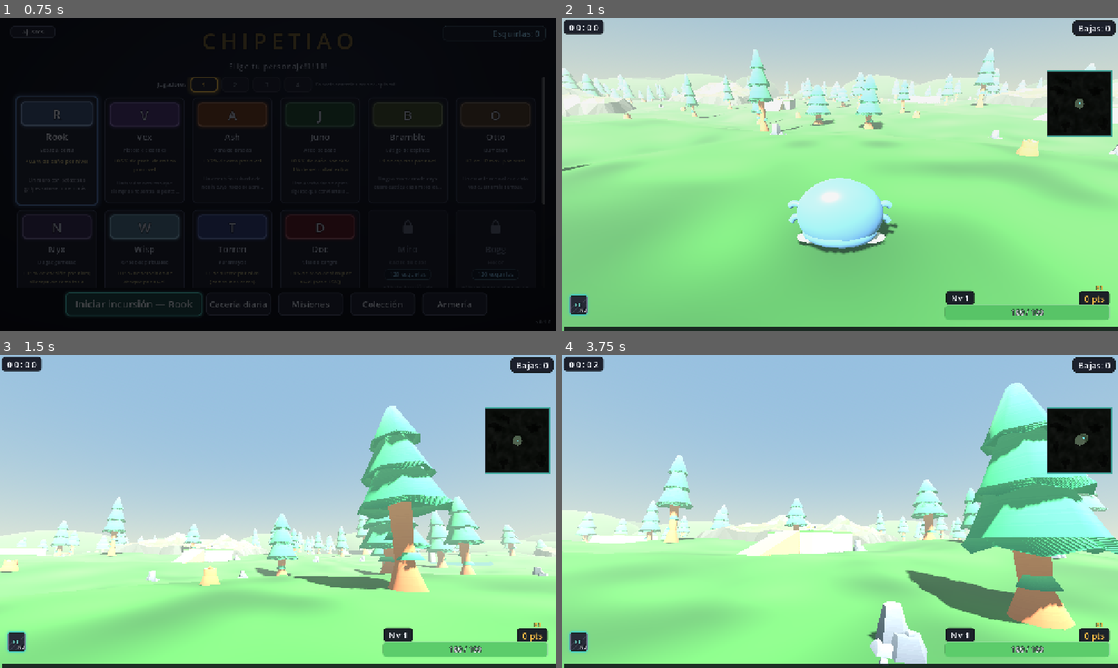
Above: before the commit, frames 1-4 (two rows, left to right).
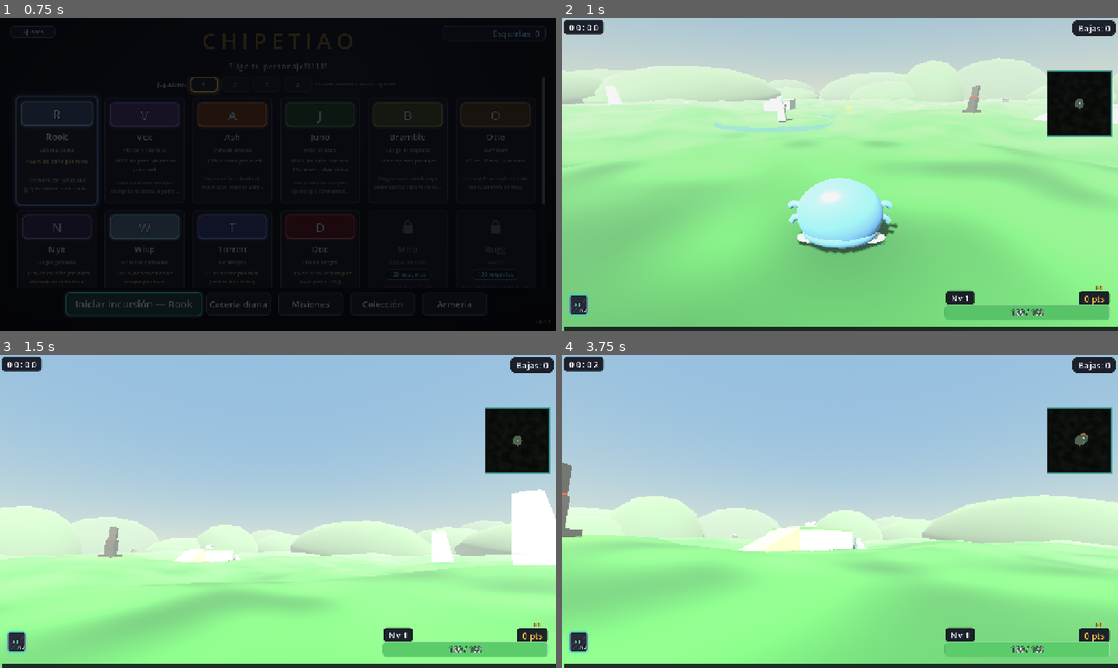
Above: after the commit, the same moments.

Repository: MotelPaso/chipeteao-main
Game: Godot game, scene res://scenes/ui/CharacterSelect.tscn
Two runs of this game, one before a commit and one after it. Both use one fixed random seed, a clock stepped at 60 frames per second and the inputs below.
Inputs (mouse positions are in pixels of both pictures, inside the frame that each line leads up to):
- Up to frame 1 (0.75 s): click "Iniciar incursión — Rook" at 0.5 s
- Up to frame 2 (1 s): no input
- Up to frame 3 (1.5 s): tap Enter at 1.25 s; move the mouse to (305, 511) at 1.27 s; hold W (move_forward) from 1.28 s (still down); tap C (camera_mode) at 1.35 s; click (305, 511) at 1.42 s
- Up to frame 4 (3.75 s): keep holding W (move_forward); tap Space (jump) at 1.52, 2.27 s; move the mouse to (812, 511) at 2.02 s; tap Mouse wheel up (camera_zoom_in) at 2.1 s; move the mouse to (851, 505) at 2.77 s; tap Mouse wheel down (camera_zoom_out) at 2.85 s; move the mouse to (834, 517) at 3.52 s; tap E (interact) at 3.6 s; click (834, 517) at 3.67 s

Frame 1 is identical in both runs. In frame 2, 8.2% of the frame differs, in the area x 0-100%, y 9-49%; in frame 3, 16%; in frame 4, 27%, in the area x 0-100%, y 8-100%.
Error after the commit: Parse Error: Cannot infer the type of "world_pos" variable because the value doesn't have a set type. (res://scripts/world/run/scatter.gd:435)

Commit message:
Add files via upload

Diff:
--- a/scripts/world/interactables/chest.gd
+++ b/scripts/world/interactables/chest.gd
@@ -51,7 +51,7 @@
 ## fail, so the line never has a "you can't afford it" variant.
 const FREE_PROMPT: String = "[E] Abrir cofre — gratis"
 
-@onready var _lid_pivot: Node3D = $Visual/LidPivot
+@onready var _lid_pivot: Node3D = get_node_or_null("Visual/LidPivot")
 
 ## The raider who opened this chest (co-op: the loot lands on THEM).
 var _opener: Node = null
@@ -170,8 +170,12 @@
 	var rest_y := position.y
 	var tween := create_tween()
 	tween.set_parallel(true)
-	tween.tween_property(_lid_pivot, "rotation:x", lid_open_angle, open_duration) \
-			.set_trans(Tween.TRANS_BACK).set_ease(Tween.EASE_OUT)
+	if _lid_pivot != null:
+		tween.tween_property(_lid_pivot, "rotation:x", lid_open_angle, open_duration) \
+				.set_trans(Tween.TRANS_BACK).set_ease(Tween.EASE_OUT)
+	var ap := get_node_or_null("Visual/ChestModel/AnimationPlayer") as AnimationPlayer
+	if ap != null and ap.has_animation("open"):
+		ap.play("open")
 	tween.tween_property(self, "position:y", rest_y + OPEN_HOP_HEIGHT,
 			open_duration * OPEN_HOP_UP_SHARE) \
 			.set_trans(Tween.TRANS_QUAD).set_ease(Tween.EASE_OUT)
@@ -247,6 +251,19 @@
 		var mesh_instance := get_node_or_null(path) as MeshInstance3D
 		if mesh_instance != null:
 			mesh_instance.material_override = material
+
+	var model := get_node_or_null("Visual/ChestModel")
+	if model != null:
+		var tex = load("res://assets/models/chest/Textures/colormap.png")
+		var chest_mat := StandardMaterial3D.new()
+		if tex:
+			chest_mat.albedo_texture = tex
+		chest_mat.emission_enabled = true
+		chest_mat.emission = color
+		chest_mat.emission_energy_multiplier = 0.2 if (not free_open and rarity == "Common") else (0.5 if rarity == "Rare" else 0.85)
+		for node: Node in model.find_children("*", "MeshInstance3D", true, false):
+			var mi := node as MeshInstance3D
+			mi.material_override = chest_mat
 	if free_open or rarity == "Epic" or rarity == "Legendary":
 		if _glow_light == null:
 			_glow_light = OmniLight3D.new()
--- a/scripts/world/run/scatter.gd
+++ b/scripts/world/run/scatter.gd
@@ -407,12 +407,36 @@
 		return
 	for site: Vector2 in _mesa_sites:
 		var scale := _rng.randf_range(mesa_scale_min, mesa_scale_max)
-		_spawn_prop(mesa_platform_scene, Vector3(site.x, 0.0, site.y), scale)
+		var plat := mesa_platform_scene.instantiate() as Node3D
+		if plat == null:
+			continue
+		add_child(plat)
+		var plat_angle := _rng.randf_range(0.0, TAU)
+		plat.position = Vector3(site.x, ground_height(site.x, site.y), site.y)
+		plat.rotation.y = plat_angle
+		plat.scale = Vector3.ONE * scale
+
 		if mesa_ramp_scene == null:
-			continue
-		var angle := _rng.randf_range(0.0, TAU)
-		var ramp_at := site + Vector2(cos(angle), sin(angle)) * mesa_ramp_offset * scale
-		_spawn_prop(mesa_ramp_scene, Vector3(ramp_at.x, 0.0, ramp_at.y), scale)
+			_keepouts_xz.append(site)
+			continue
+
+		var ramp := mesa_ramp_scene.instantiate() as Node3D
+		if ramp != null:
+			add_child(ramp)
+			# Alinear la rampa exactamente con una de las 4 caras planas de la plataforma
+			var side_idx := _rng.randi_range(0, 3)
+			var local_offsets := [
+				Vector3(4.95, 0.0, 0.0),
+				Vector3(0.0, 0.0, 4.95),
+				Vector3(-4.95, 0.0, 0.0),
+				Vector3(0.0, 0.0, -4.95)
+			]
+			var local_rot_y := [PI, PI * 0.5, 0.0, -PI * 0.5]
+			var world_pos := plat.transform * (local_offsets[side_idx] * scale)
+			ramp.position = Vector3(world_pos.x, ground_height(world_pos.x, world_pos.z), world_pos.z)
+			ramp.rotation.y = plat_angle + local_rot_y[side_idx]
+			ramp.scale = Vector3.ONE * scale
+
 		# The mesa counts as a keepout for the interior scatter, so trees
 		# do not grow through the platform it stands on.
 		_keepouts_xz.append(site)
